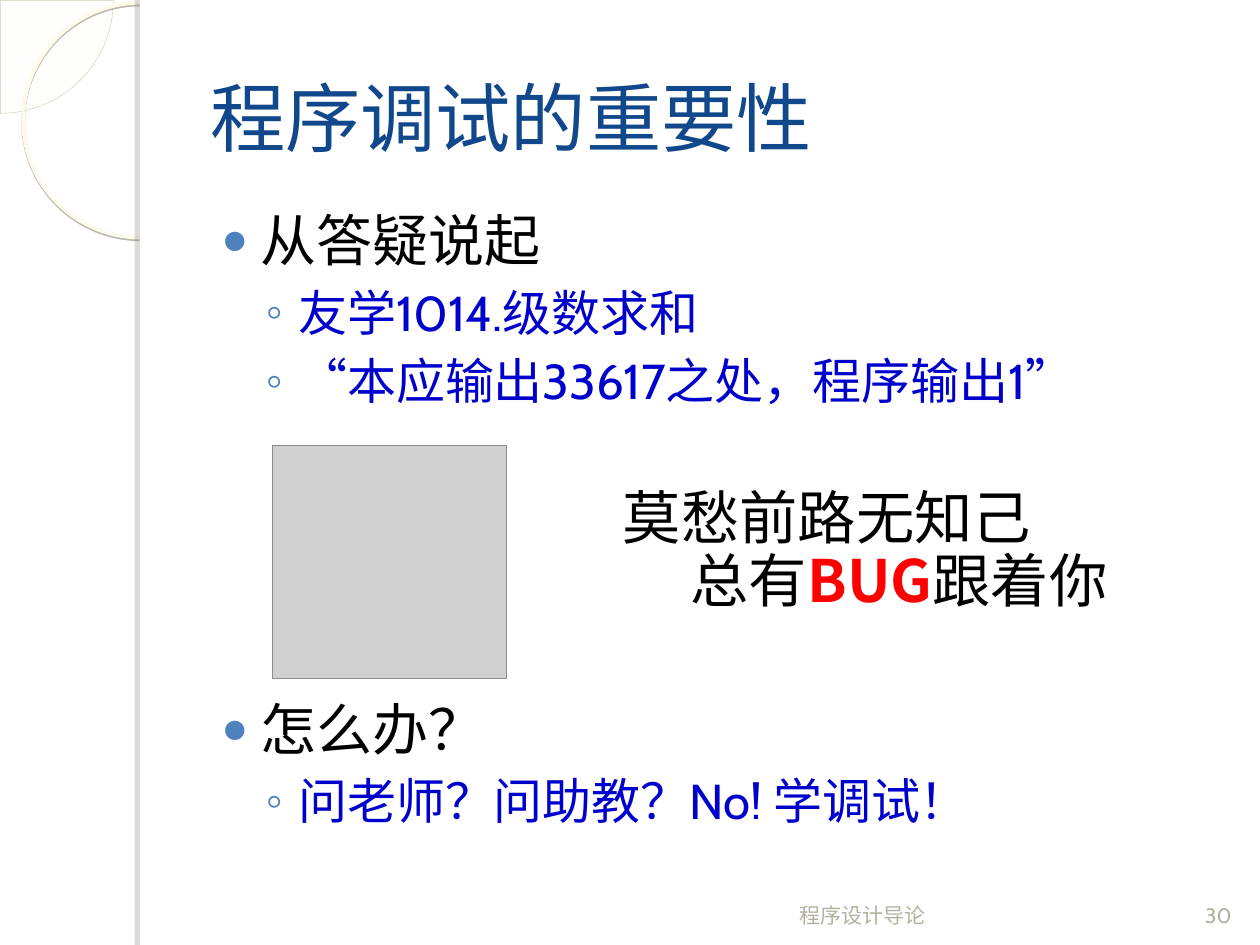
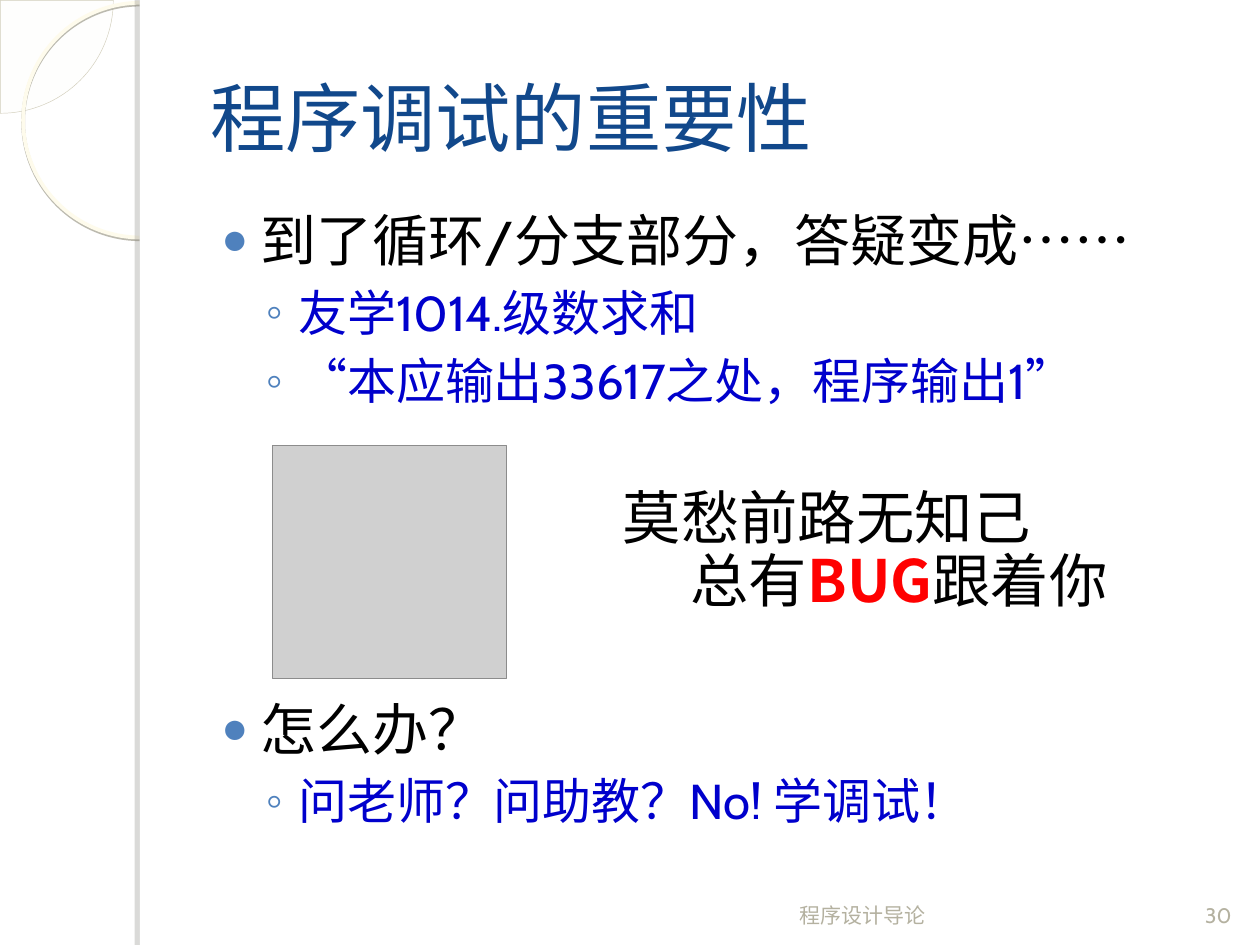
Before and after one commit to fanju1984/introduction-to-programming, a slide deck: slide 30 of introduction-to-programming/slides/2017/04-Control-Statement-2.ppt. Drawn at 1260x945 pixels with LibreOffice and Linux fonts; fonts in the diff are those of the drawing; grey boxes stand for pictures; background and template pictures are left out. Boxes give left, top, right and bottom in pixels: in the first picture for what was removed or moved away, otherwise in the second. Text is boxed around its words. In the diff, an @@ line names an element or a change of style, - is before the commit and + after.

```diff
--- a/introduction-to-programming/slides/2017/04-Control-Statement-2.ppt
+++ b/introduction-to-programming/slides/2017/04-Control-Statement-2.ppt
@@ text at (260,213,1130,267): text changed @@
-● 从答疑说起
+● 到了循环/分支部分，答疑变成……
```
Also in this commit, not shown: 2 other slides changed, 1 slide added, 1 slide removed.
